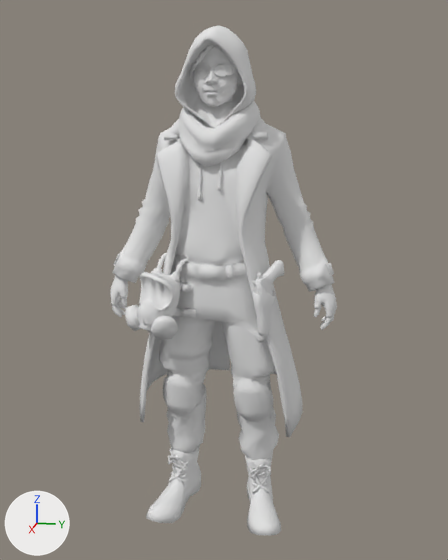
What one commit did to the OBJ model src/apps/and-now/raw/mannequin/novotny-female/model.obj.
The view is the same before and after, from a 50 mm lens placed at (1.223, 0.251, 0.317), pointed at (-0.004, 0.006, 0.01). The lights are fixed; the arrows at lower left show +X, +Y and +Z. The picture after the commit comes second. Where no turn or scale is listed for an object, it has been applied to the vertices.

Before the edit, the objects in view are built like this:
```python
mat_material_0 = principled_material('Material_0')
mat_material_0.base_color = (0.8, 0.8, 0.8)  # white #e7e7e7
mat_material_0.roughness = 1.0
me_model = bpy.data.meshes.new('model')
me_model.from_pydata(...)  # 7261 vertices, 14361 faces; spans x -0.169..0.169, y -0.237..0.237, z -0.499..0.499
me_model.materials.append(mat_material_0)  # white #e7e7e7
ob_model = bpy.data.objects.new('model', me_model)
ob_model.location = (0.0, 0.0, 0.0)
```
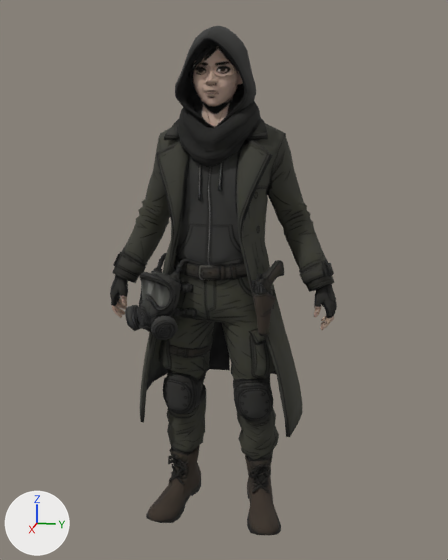
The newer file is also rescaled (x1.804), turned or shifted as a whole; pictures and numbers use the older file's frame.

What the commit changed:
Picture 'texture.jpg' (img_texture_jpg) is new.
In material 'Material_0' (mat_material_0), base_color is no longer (0.8, 0.8, 0.8), white #e7e7e7.
In material 'Material_0' (mat_material_0), texture is now set to img_texture_jpg.

Pixel boxes (x1, y1, x2, y2) of what changed, in the pictures (448 x 560 px):
'model', surface changed (white to black): (110, 26, 337, 535) in both
